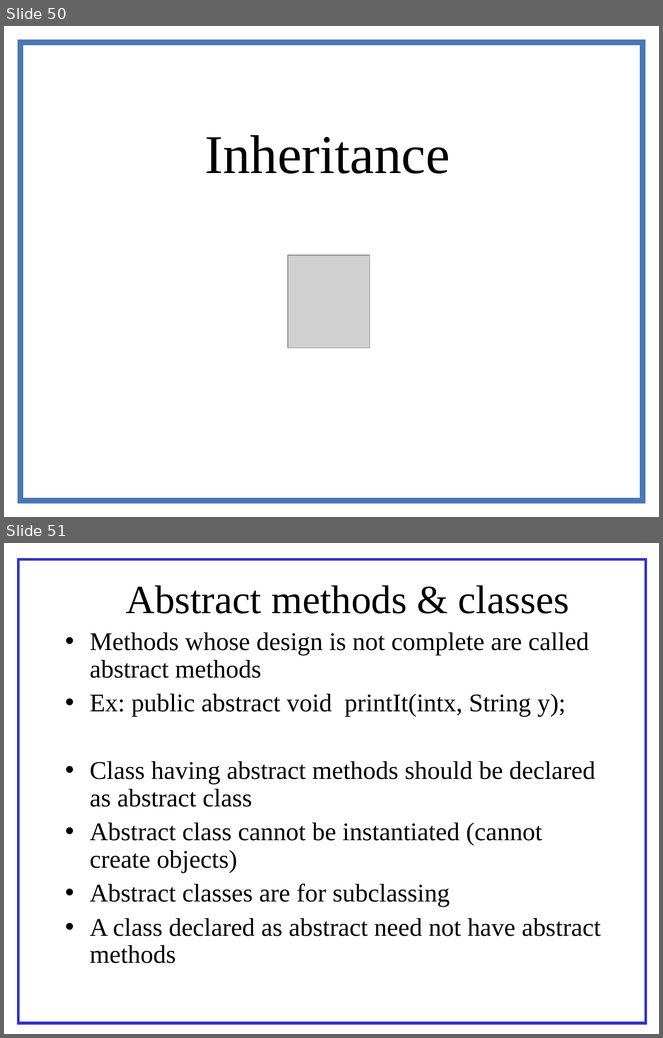
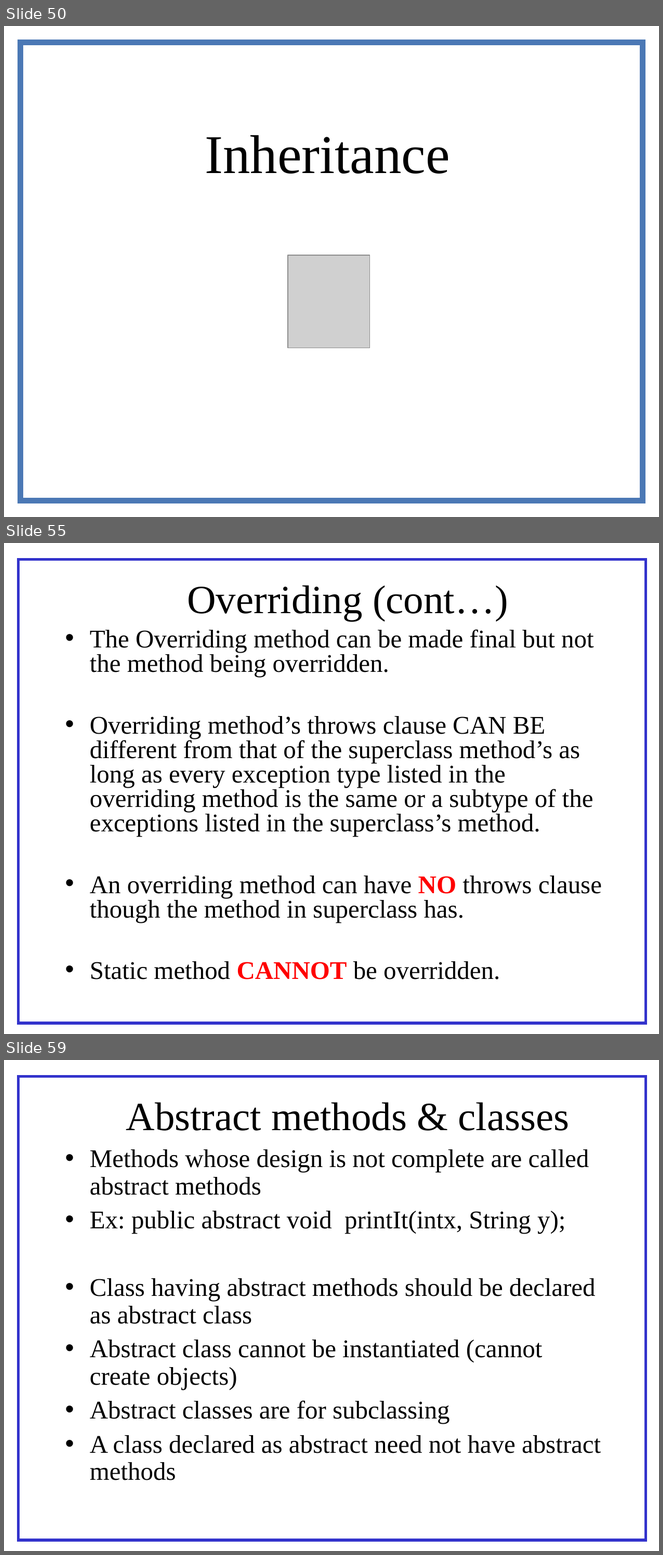
Before and after one commit to AvinashDhulipudi/hsbc, a slide deck: Java.ppt. Shown one above the other, each under a label of ours: slides 50 and 51 before the commit, slides 50, 55 and 59 after it; the slides between them are not shown. The pictures are 663x1038 and 663x1555 pixels, drawn with LibreOffice and Linux fonts; fonts in the diff are those of the drawing; grey boxes stand for pictures. Boxes give left, top, right and bottom in pixels: in the first picture for what was removed or moved away, otherwise in the second. Text is boxed around its words. In the diff, an @@ line names an element or a change of style, - is before the commit and + after.

```diff
--- a/Java.ppt
+++ b/Java.ppt
@@ slide 55 added at <box>4,543,659,1034</box>, background #FFFFFF @@
@@ rectangle added at <box>19,560,646,1023</box>, fill #FFFFFF, outline #3333CC 3 pt @@
@@ title added at <box>187,585,508,621</box>, 44 pt, text #000000 @@
+Overriding (cont…)
@@ text added at <box>90,629,602,980</box>, 28 pt, text #000000 @@
+• The Overriding method can be made final but not the method being overridden.
+• Overriding method’s throws clause CAN BE different from that of the superclass method’s as long as every exception type listed in the overriding method is the same or a subtype of the exceptions listed in the superclass’s method.
+• An overriding method can have NO throws clause though the method in superclass has.
+• Static method CANNOT be overridden.
@@ what was slide 51 is now slide 59 @@
```
Also in this commit, not shown: 1 slide changed, 7 other slides added.
